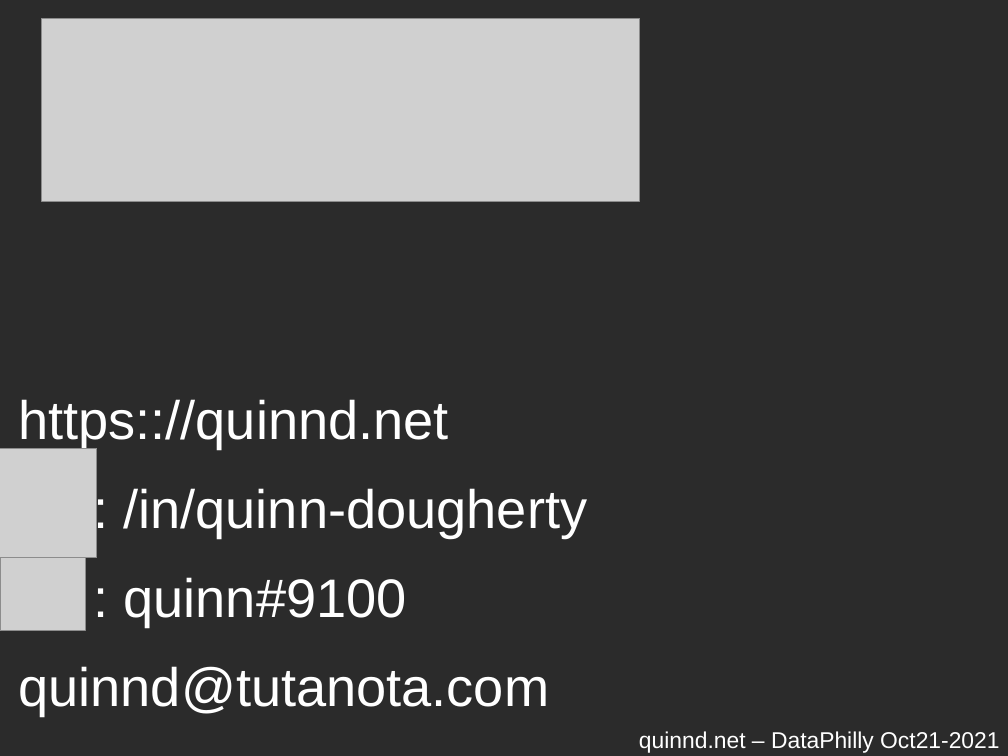
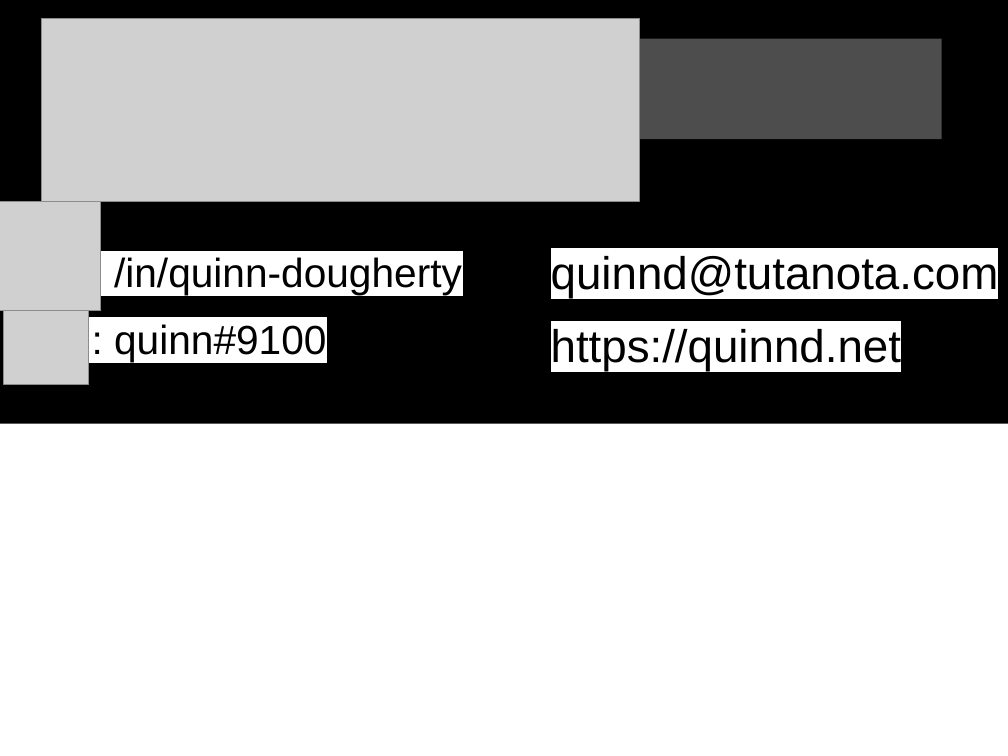
Before and after one commit to quinn-dougherty/marl-cpr-dataphilly-talk, a slide deck: slide 22 of marl-cpr-talk.odp (slide 15 before the commit). Drawn at 1008x756 pixels with LibreOffice and Linux fonts; fonts in the diff are those of the drawing; grey boxes stand for pictures; background and template pictures are left out; a plain dark background stands for a picture behind light text. Boxes give left, top, right and bottom in pixels: in the first picture for what was removed or moved away, otherwise in the second. Text is boxed around its words. In the diff, an @@ line names an element or a change of style, - is before the commit and + after.

```diff
--- a/marl-cpr-talk.odp
+++ b/marl-cpr-talk.odp
@@ background picture (left out) to #FFFFFF @@
@@ rectangle added at (x1=0, y1=0, x2=1008, y2=424), fill #000000 @@
@@ rectangle added at (x1=50, y1=29, x2=958, y2=155), fill #000000 at 81% opacity @@
@@ rectangle added at (x1=61, y1=38, x2=942, y2=139), fill #FFFFFF at 30% opacity @@
@@ picture resized from (x1=0, y1=546, x2=85, y2=631) to (x1=0, y1=201, x2=101, y2=311) @@
@@ text ": /in/quinn-dougherty" moved from (x1=18, y1=399, x2=587, y2=716) to (x1=114, y1=257, x2=462, y2=362) @@
@@ text ": /in/quinn-dougherty" at (x1=114, y1=257, x2=462, y2=362): size 42.7 to 32 pt, text colour #FFFFFF to #000000, highlight none to #FFFFFF; bullet none to ●; less space between paragraphs @@
@@ text added at (x1=551, y1=253, x2=999, y2=371), 36 pt, text #000000 @@
+● quinnd@tutanota.com
+● https://quinnd.net
@@ picture resized from (x1=0, y1=448, x2=97, y2=558) to (x1=4, y1=299, x2=89, y2=384) @@
@@ text at (x1=18, y1=399, x2=449, y2=449): paragraph removed @@
-https:://quinnd.net
@@ text at (x1=18, y1=666, x2=549, y2=716): paragraph removed @@
-quinnd@tutanota.com
@@ text removed at (x1=639, y1=731, x2=999, y2=753) @@
-quinnd.net – DataPhilly Oct21-2021
```
Also in this commit, not shown: 5 other slides changed, 7 slides added, 2 other files.
